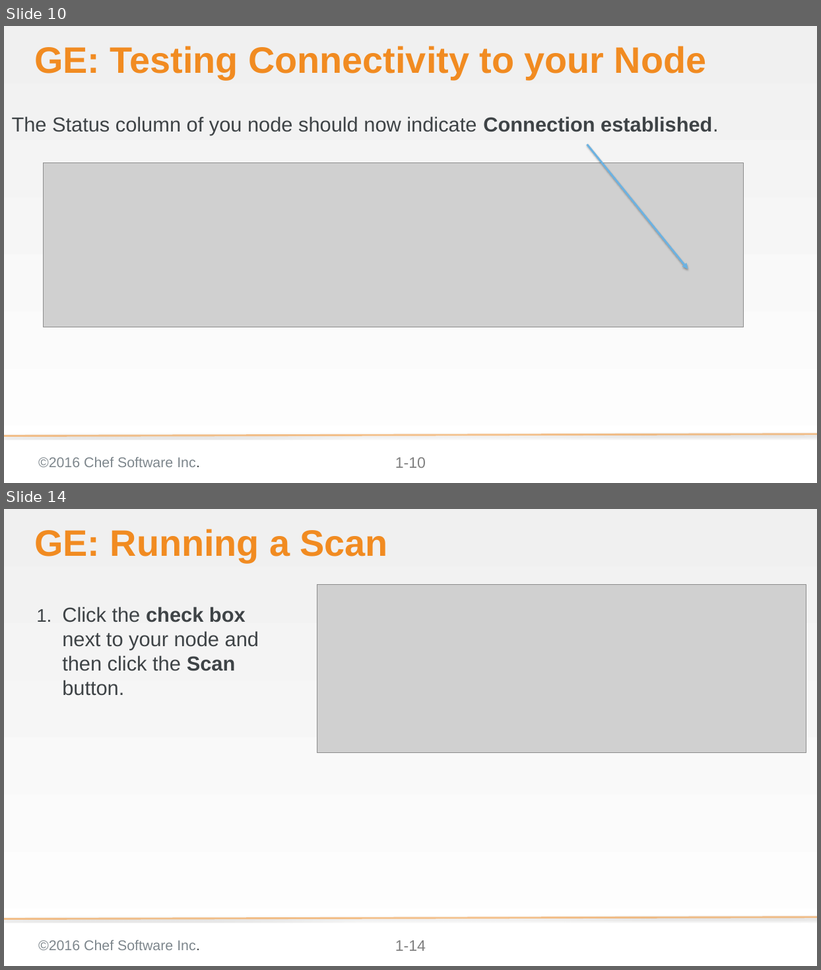
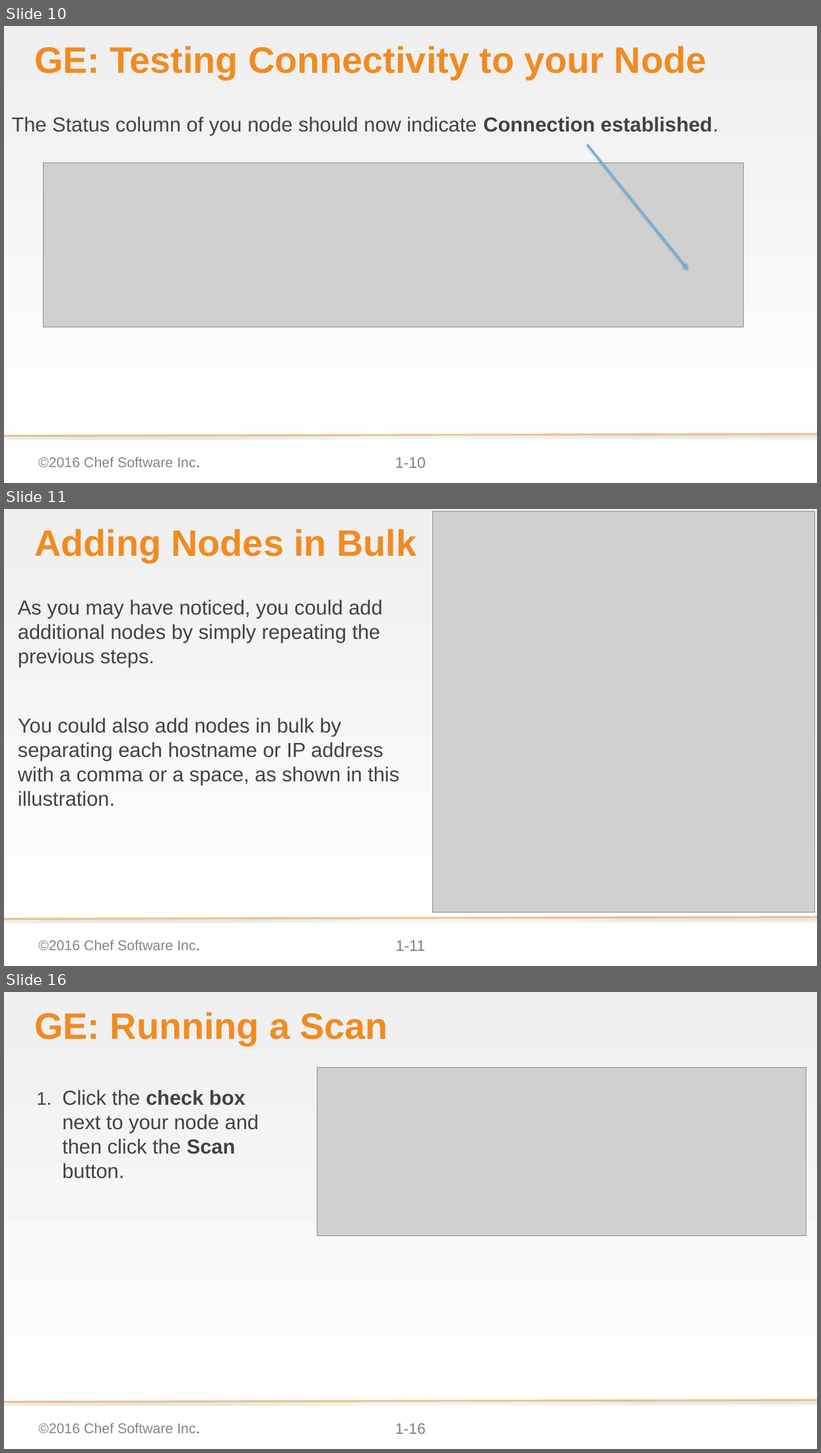
Before and after one commit to bchamby/chef-compliance-installation-configuration-operation, a slide deck: 03-initial-configuration-scans.pptx. Shown one above the other, each under a label of ours: slides 10 and 14 before the commit, slides 10, 11 and 16 after it; the slides between them are not shown. The pictures are 821x970 and 821x1453 pixels, drawn with LibreOffice and Linux fonts; fonts in the diff are those of the drawing; grey boxes stand for pictures; background and template pictures are left out. Boxes give left, top, right and bottom in pixels: in the first picture for what was removed or moved away, otherwise in the second. Text is boxed around its words. In the diff, an @@ line names an element or a change of style, - is before the commit and + after.

```diff
--- a/03-initial-configuration-scans.pptx
+++ b/03-initial-configuration-scans.pptx
@@ slide 11 added at [4,509,817,966], background gradient #F0F0F0 to #FFFFFF; not listed: 3 template elements that a slide beside it also shows @@
@@ picture added at [432,511,815,913] @@
@@ title added at [34,529,416,562], 58 pt, text #F18B21, bold @@
+Adding Nodes in Bulk
@@ arrow added from (693, 532) to (794, 657), #6BB2E2 3 pt @@
@@ text added at [18,599,399,807], 32 pt, text #3E4346 @@
+As you may have noticed, you could add additional nodes by simply repeating the previous steps.
+You could also add nodes in bulk by separating each hostname or IP address with a comma or a space, as shown in this illustration.
@@ what was slide 14 is now slide 16 @@
@@ page number at [395,1424,426,1434]: text changed @@
-1-14
+1-16
```
Also in this commit, not shown: 4 slides changed, 6 other slides added, 1 slide removed.
